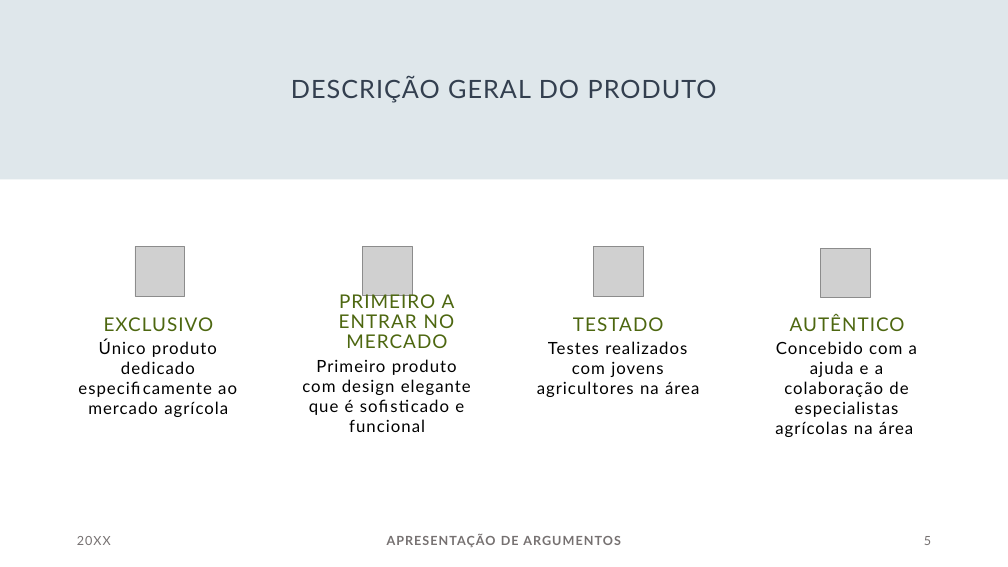
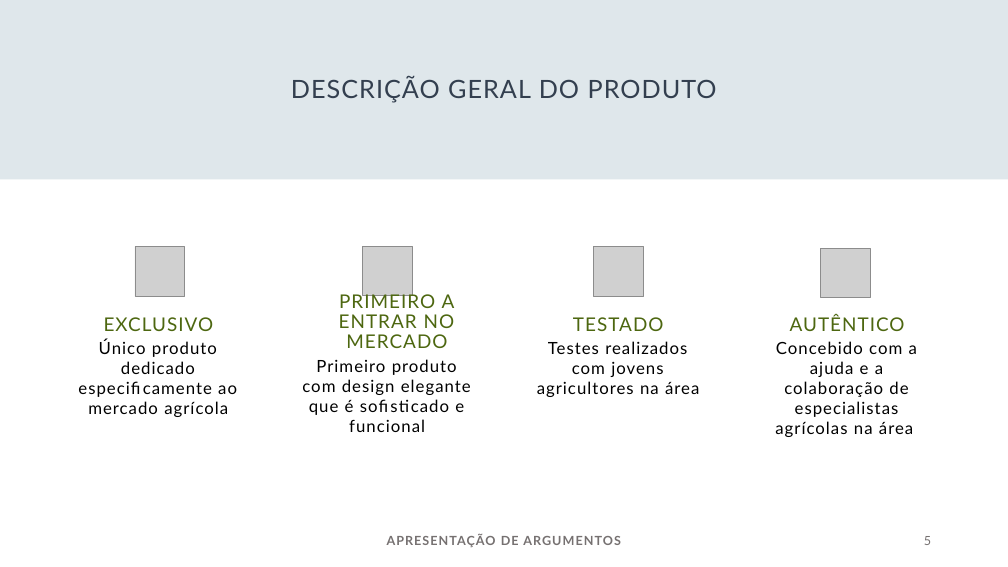
Before and after one commit to Timzudo/E-Floresta, a slide deck: slide 5 of Apresentacao_ALFA.pptx. Drawn at 1008x567 pixels with LibreOffice and Linux fonts; fonts in the diff are those of the drawing; grey boxes stand for pictures. Boxes give left, top, right and bottom in pixels: in the first picture for what was removed or moved away, otherwise in the second. Text is boxed around its words. In the diff, an @@ line names an element or a change of style, - is before the commit and + after.

```diff
--- a/Apresentacao_ALFA.pptx
+++ b/Apresentacao_ALFA.pptx
@@ text removed at (77, 536, 111, 545) @@
-20XX
```
Also in this commit, not shown: 1 other slide changed, 3 slides added, 7 slides removed.
